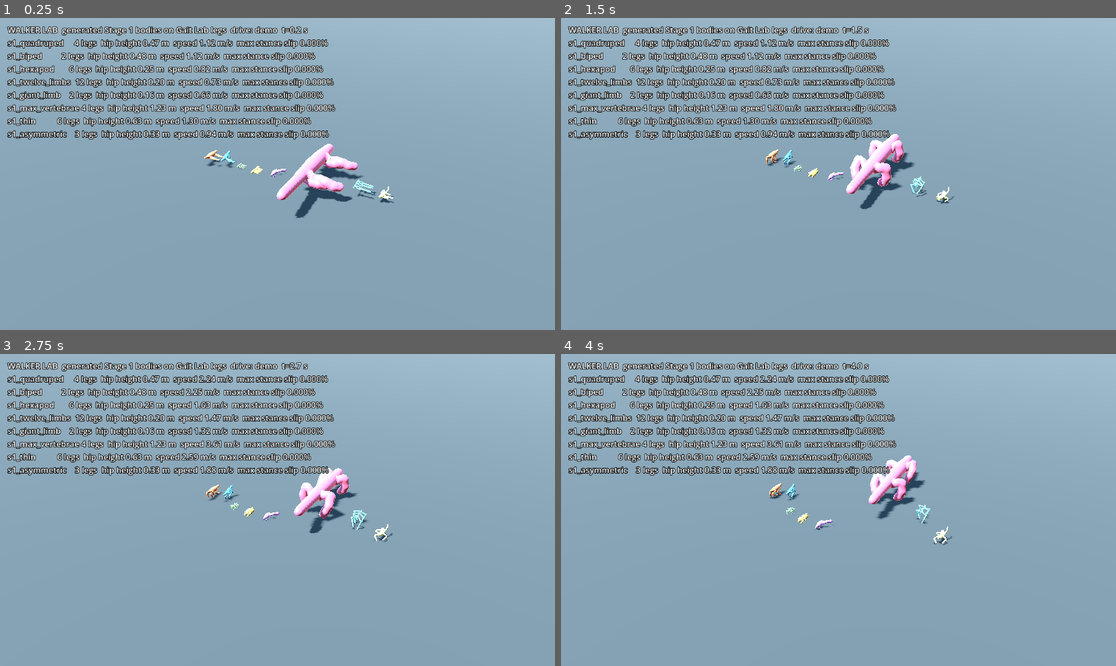
Above: before the commit, frames 1-4 (two rows, left to right).
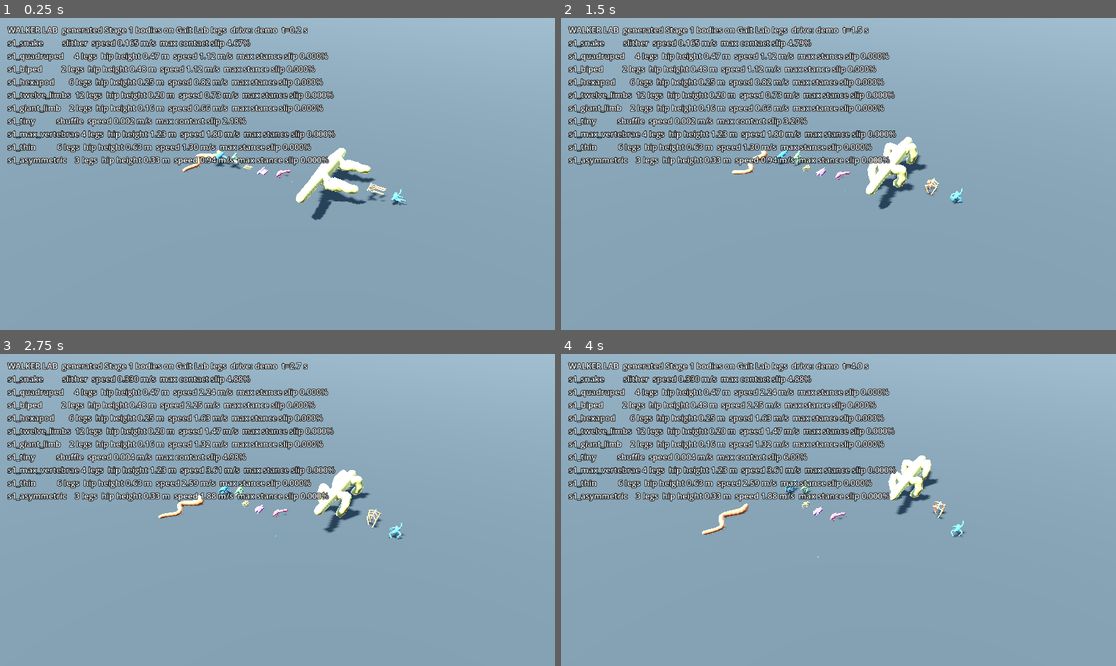
Above: after the commit, the same moments.

Repository: jjthillens-oss/pangaea
Game: Godot game, scene res://walker_lab.tscn
The game is run twice, just before and just after one commit, with the same random seed, the same clock (stepped at 60 frames per second) and the same inputs. This scene is started directly instead of the project's main scene.
Inputs (mouse positions are in pixels of both pictures, inside the frame that each line leads up to):
- Up to frame 1 (0.25 s): no input
- Up to frame 2 (1.5 s): tap Enter at 0.5 s; move the mouse to (960, 158) at 0.52 s; hold D 0.53-1.25 s; tap Tab at 0.6 s; click (960, 158) at 0.67 s; tap E at 0.8 s; drag from (727, 189) to (810, 236) at 1.27 s
- Up to frame 3 (2.75 s): move the mouse to (333, 441) at 2.02 s; hold D from 2.03 s (still down); tap R at 2.1 s; tap T at 2.3 s
- Up to frame 4 (4 s): release D at 2.75 s; drag from (810, 572) to (672, 463) at 2.77 s; move the mouse to (1005, 556) at 3.52 s; hold A from 3.53 s (still down); tap Tab at 3.6 s; tap E at 3.8 s

The runs differ from the first frame. In frame 1, 12% of the frame differs, in the area x 1-74%, y 6-65%; in frame 2, 12%, in the area x 1-73%, y 6-62%; in frame 3, 12%; in frame 4, 12%.

Commit message:
Prototype legless slither and stub-leg shuffle

Diff:
--- /dev/null
+++ b/prototypes/creature-lab/domain/ground_drive.gd
@@ -0,0 +1,172 @@
+extends RefCounted
+## PROPOSED flat-ground drive for bodies the two-bone gait planner cannot move. A spine-only body
+## uses a head-to-tail travelling wave with short alternating belly contacts. A body with short,
+## two-joint legs shuffles: pairs lift in alternation, while the other feet remain on the ground.
+## This is deterministic kinematics, not a friction or terrain simulation.
+
+const DT := 1.0 / 60.0
+const WAVE_HZ := 1.25
+const WAVE_COUNT := 1.25
+const WAVE_DEG := 8.0
+const BELLY_DUTY := 0.18
+const SHUFFLE_HZ := 2.0
+const FOOT_DUTY := 0.56
+
+var desc: RefCounted
+var mode := ""
+var position := Vector3.ZERO
+var yaw := 0.0
+var v := 0.0
+var omega := 0.0
+var time := 0.0
+var phase := 0.0
+var length_m := 0.0
+var segments := 0
+var leg_length_m := 0.0
+var root_lift_m := 0.0
+var speed_top := 0.0
+var distance := 0.0
+var max_belly_slip_ratio := 0.0
+var max_foot_slip_ratio := 0.0
+var max_pitch := 0.0
+var max_roll := 0.0
+var belly_anchor: Array[Vector3] = []
+var belly_planted := PackedByteArray()
+var foot_anchor: Array[Vector3] = []
+var foot_planted := PackedByteArray()
+var foot_rest := PackedVector3Array()
+
+
+static func create(description: RefCounted) -> RefCounted:
+	var p = load("res://domain/ground_drive.gd").new()
+	p.desc = description
+	p.segments = description.vertebrae.size()
+	for i in p.segments - 1:
+		p.length_m += description.position_m(i).distance_to(description.position_m(i + 1))
+	var chains: Array = description.limb_chains()
+	if chains.is_empty():
+		p.mode = "slither"
+		p.speed_top = speed_for_slither(p.length_m, p.segments)
+		p.root_lift_m = description.max_radius_m()
+		for i in p.segments:
+			p.belly_anchor.append(Vector3.ZERO)
+			p.belly_planted.append(0)
+	else:
+		var shortest := INF
+		var all_stubs := true
+		var lowest := INF
+		for chain in chains:
+			var pts: PackedVector3Array = chain["points"]
+			if pts.size() != 2:
+				all_stubs = false
+				break
+			var reach := pts[0].distance_to(pts[1])
+			shortest = minf(shortest, reach)
+			lowest = minf(lowest, pts[1].y)
+			p.foot_rest.append(pts[1])
+		if all_stubs and shortest <= maxf(0.15, 0.65 * p.length_m):
+			p.mode = "shuffle"
+			p.leg_length_m = shortest
+			p.speed_top = clampf(0.4 * shortest, 0.005, 0.15)
+			p.root_lift_m = -lowest
+			for i in p.foot_rest.size():
+				p.foot_anchor.append(Vector3.ZERO)
+				p.foot_planted.append(0)
+	return p
+
+
+## Longer bodies have a longer useful lateral stroke; more segments provide more alternating
+## contacts. Both contributions have caps so a very long or finely segmented body cannot run away.
+static func speed_for_slither(body_length_m: float, segment_count: int) -> float:
+	var length_factor := clampf(body_length_m, 0.4, 4.0)
+	var contact_factor := 0.45 + 0.55 * clampf(float(segment_count - 3) / 21.0, 0.0, 1.0)
+	return minf(0.55, 0.16 * length_factor * contact_factor)
+
+
+func step(dt: float, throttle: float, turn: float) -> void:
+	if dt <= 0.0 or mode.is_empty():
+		return
+	time += dt
+	var requested := clampf(throttle, -1.0, 1.0) * speed_top
+	v = move_toward(v, requested, 2.0 * speed_top * dt)
+	var turn_rate := 0.7 if mode == "slither" else 0.4
+	omega = move_toward(omega, clampf(turn, -1.0, 1.0) * turn_rate, 2.0 * dt)
+	yaw += omega * dt
+	position += Basis(Vector3.UP, yaw) * Vector3(0.0, 0.0, -v * dt)
+	distance += absf(v) * dt
+	phase = fposmod(phase + dt * (WAVE_HZ if mode == "slither" else SHUFFLE_HZ), 1.0)
+	if mode == "slither":
+		_step_belly()
+	else:
+		_step_feet()
+
+
+## Relative rotation of one vertebra, travelling from vertebra 0 toward the tail.
+func spine_angle(i: int) -> float:
+	if mode != "slither" or i == 0:
+		return 0.0
+	var u := float(i) / float(maxi(1, segments - 1))
+	return deg_to_rad(WAVE_DEG) * sin(TAU * (phase - WAVE_COUNT * u))
+
+
+func limb_angle(i: int) -> float:
+	if mode != "shuffle":
+		return 0.0
+	var u := fposmod(phase + (0.5 if i % 2 == 1 else 0.0), 1.0)
+	if u < FOOT_DUTY:
+		return 0.0
+	return deg_to_rad(15.0) * sin(PI * (u - FOOT_DUTY) / (1.0 - FOOT_DUTY))
+
+
+func body_lift() -> float:
+	if mode == "shuffle":
+		return root_lift_m + 0.05 * leg_length_m * maxf(0.0, sin(TAU * 2.0 * phase))
+	return root_lift_m
+
+
+func _step_belly() -> void:
+	for i in segments:
+		var u := float(i) / float(maxi(1, segments - 1))
+		var contact_phase := fposmod(phase - WAVE_COUNT * u, 1.0)
+		var planted := contact_phase < BELLY_DUTY
+		var rest: Vector3 = desc.position_m(i)
+		var sway := Vector3(0.055 * length_m * sin(TAU * contact_phase), 0.0, 0.0)
+		var at := position + Basis(Vector3.UP, yaw) * (rest + sway)
+		if planted:
+			if belly_planted[i] == 0:
+				belly_anchor[i] = at
+			else:
+				max_belly_slip_ratio = maxf(max_belly_slip_ratio,
+						at.distance_to(belly_anchor[i]) / maxf(length_m, 0.001))
+		belly_planted[i] = 1 if planted else 0
+
+
+func _step_feet() -> void:
+	for i in foot_rest.size():
+		var u := fposmod(phase + (0.5 if i % 2 == 1 else 0.0), 1.0)
+		var planted := u < FOOT_DUTY
+		var at := position + Basis(Vector3.UP, yaw) * foot_rest[i]
+		if planted:
+			if foot_planted[i] == 0:
+				foot_anchor[i] = at
+			else:
+				max_foot_slip_ratio = maxf(max_foot_slip_ratio,
+						at.distance_to(foot_anchor[i]) / maxf(leg_length_m, 0.001))
+		foot_planted[i] = 1 if planted else 0
+	# The shuffle has no full IK or dynamic balance; the support polygon stays symmetric and the
+	# deliberately level root has zero pitch/roll. Keep explicit telemetry for the stability gate.
+	max_pitch = maxf(max_pitch, 0.0)
+	max_roll = maxf(max_roll, 0.0)
+
+
+func is_finite_state() -> bool:
+	if not (position.is_finite() and is_finite(yaw) and is_finite(v) and is_finite(omega)
+			and is_finite(phase) and is_finite(max_belly_slip_ratio) and is_finite(max_foot_slip_ratio)):
+		return false
+	for at in belly_anchor:
+		if not at.is_finite():
+			return false
+	for at in foot_anchor:
+		if not at.is_finite():
+			return false
+	return true
--- /dev/null
+++ b/prototypes/creature-lab/rig/ground_drive_rig.gd
@@ -0,0 +1,32 @@
+extends Node3D
+## Visual adapter for GroundDrive. It poses the existing generated spine/skin without changing
+## the skin builders or the normal WalkerRig's IK path.
+
+const SpineRig := preload("res://rig/spine_rig.gd")
+
+var planner: RefCounted
+var body: Node3D
+var mode := ""
+var max_stance_slip_ratio := 0.0
+
+
+func setup(desc: RefCounted, arrays: Dictionary, ground_drive: RefCounted, color: Color) -> void:
+	planner = ground_drive
+	mode = ground_drive.mode
+	body = SpineRig.new()
+	body.name = "Body"
+	add_child(body)
+	body.setup(desc, arrays, color)
+
+
+func sync(_dt: float) -> void:
+	body.global_transform = Transform3D(Basis(Vector3.UP, planner.yaw),
+			planner.position + Vector3(0.0, planner.body_lift(), 0.0))
+	var skeleton: Skeleton3D = body.skeleton
+	for i in planner.segments:
+		if i != body.root_bone:
+			skeleton.set_bone_pose_rotation(i, Quaternion(Vector3.UP, planner.spine_angle(i)))
+	for i in body.limb_roots.size():
+		skeleton.set_bone_pose_rotation(body.limb_roots[i],
+				Quaternion(Vector3.RIGHT, planner.limb_angle(i)))
+	max_stance_slip_ratio = planner.max_belly_slip_ratio if mode == "slither" else planner.max_foot_slip_ratio
--- /dev/null
+++ b/prototypes/creature-lab/tests/ground_drive_checks.gd
@@ -0,0 +1,45 @@
+extends RefCounted
+## Shared checks for the required Gait Lab runner and the standalone ground-drive runner.
+
+const LabSpine := preload("res://lab_spine.gd")
+const Drives := preload("res://lab_drives.gd")
+const GroundDrive := preload("res://domain/ground_drive.gd")
+const DT := 1.0 / 60.0
+
+
+static func run_checks() -> int:
+	var failed := 0
+	var short_speed := GroundDrive.speed_for_slither(1.0, 8)
+	var long_speed := GroundDrive.speed_for_slither(2.0, 8)
+	var segmented_speed := GroundDrive.speed_for_slither(2.0, 20)
+	failed += _check(long_speed > short_speed and segmented_speed > long_speed,
+			"slither speed grows with body length and segment count (%.3f, %.3f, %.3f m/s)"
+			% [short_speed, long_speed, segmented_speed])
+	failed += _check(segmented_speed <= 0.55 and GroundDrive.speed_for_slither(100.0, 100) <= 0.55,
+			"slither speed remains at or below 0.55 m/s")
+
+	var snake = GroundDrive.create(LabSpine.body("s1_snake"))
+	var stub = GroundDrive.create(LabSpine.body("s1_tiny"))
+	failed += _check(snake.mode == "slither" and stub.mode == "shuffle",
+			"spine-only snake slithers and two-joint tiny legs shuffle")
+	for p in [snake, stub]:
+		var first_position: Vector3 = p.position
+		var finite := true
+		for f in 3600:
+			var input := Drives.input("random", f * DT, 17)
+			p.step(DT, input.x, input.y)
+			finite = finite and p.is_finite_state()
+		failed += _check(finite and p.position.distance_to(first_position) > 0.01,
+				"%s: 60 s random drive is finite and moves (distance %.3f m)" % [p.mode, p.distance])
+		failed += _check(p.max_pitch <= deg_to_rad(5.0) and p.max_roll <= deg_to_rad(5.0),
+				"%s: 60 s pitch/roll remains within 5 degrees" % p.mode)
+	failed += _check(snake.max_belly_slip_ratio <= 0.12,
+			"slither belly contact slip <= 12%% body length (%.2f%%)" % (100.0 * snake.max_belly_slip_ratio))
+	failed += _check(stub.max_foot_slip_ratio <= 0.25,
+			"shuffle stance slip <= 25%% short-leg length (%.2f%%)" % (100.0 * stub.max_foot_slip_ratio))
+	return failed
+
+
+static func _check(ok: bool, label: String) -> int:
+	print(("PASS  " if ok else "FAIL  ") + label)
+	return 0 if ok else 1
--- /dev/null
+++ b/prototypes/creature-lab/tests/run_legless_tests.gd
@@ -0,0 +1,10 @@
+extends SceneTree
+## Standalone ground-drive checks; the same checks also run from tests/run_tests.gd.
+
+const Checks := preload("res://tests/ground_drive_checks.gd")
+
+
+func _initialize() -> void:
+	var failures: int = Checks.run_checks()
+	print("FAILURES: %d" % failures)
+	quit(1 if failures > 0 else 0)
--- a/prototypes/creature-lab/tests/run_tests.gd
+++ b/prototypes/creature-lab/tests/run_tests.gd
@@ -3,6 +3,7 @@
 
 const Lab := preload("res://lab_data.gd")
 const Drives := preload("res://lab_drives.gd")
+const GroundDriveChecks := preload("res://tests/ground_drive_checks.gd")
 const DT := 1.0 / 60.0
 
 var failures := 0
@@ -18,6 +19,7 @@
 	test_stop_settles_feet()
 	test_deterministic_logs()
 	test_sixty_seconds_random_drive()
+	failures += GroundDriveChecks.run_checks()
 	print("FAILURES: %d" % failures)
 	quit(1 if failures > 0 else 0)
 
--- a/prototypes/creature-lab/walker_lab.gd
+++ b/prototypes/creature-lab/walker_lab.gd
@@ -1,6 +1,6 @@
 extends Node3D
-## Walker Lab: Stage 1 generated creatures walking on Gait Lab legs. Command line (after --): --body=NAME|all
-## (s1_* names; "all" is every Stage 1 body with legs), --drive=demo|walk|trot|run|turn_in_place|reversal|random,
+## Walker Lab: Stage 1 generated creatures walking, slithering or shuffling. Command line (after --): --body=NAME|all
+## (s1_* names), --drive=demo|walk|trot|run|turn_in_place|reversal|random,
 ## --duration=SECONDS, --hud=0.
 
 const Lab := preload("res://lab_data.gd")
@@ -9,6 +9,8 @@
 const SkinCpu := preload("res://skin/skin_cpu.gd")
 const GaitBody := preload("res://domain/gait_body.gd")
 const WalkerRig := preload("res://rig/walker_rig.gd")
+const GroundDrive := preload("res://domain/ground_drive.gd")
+const GroundDriveRig := preload("res://rig/ground_drive_rig.gd")
 const BodyField := preload("res://domain/body_field.gd")
 const AnchorResolver := preload("res://domain/anchor_resolver.gd")
 
@@ -38,7 +40,8 @@
 	_build_world()
 	var names: Array = []
 	for n in (LabSpine.stage1_names() if body_choice == "all" else [body_choice]):
-		if not GaitBody.from_description(LabSpine.body(n))["legs"].is_empty():
+		var d = LabSpine.body(n)
+		if not GaitBody.from_description(d)["legs"].is_empty() or not GroundDrive.create(d).mode.is_empty():
 			names.append(n)
 	var table = Lab.table()
 	var orientations := LabSpine.part_orientations(LabSpine.part_rules())
@@ -46,17 +49,26 @@
 	for n in names.size():
 		var desc = LabSpine.body(names[n])
 		var info := GaitBody.from_description(desc)
-		var mech = Lab.BodyMechanics.create(names[n], info["body"], table)
 		var width: float = desc.bounds_m().size.x
 		if n > 0:
 			x += 0.5 * width + 0.6
-		var planner = Lab.GaitPlanner.create(mech, Vector3(x, 0.0, 0.0), 0.0)
+		var ground = GroundDrive.create(desc)
+		var rig: Node3D
+		if not info["legs"].is_empty():
+			var mech = Lab.BodyMechanics.create(names[n], info["body"], table)
+			var planner = Lab.GaitPlanner.create(mech, Vector3(x, 0.0, 0.0), 0.0)
+			rig = WalkerRig.new()
+			rig.name = names[n]
+			add_child(rig)
+			rig.setup(desc, SkinCpu.build(desc, 48), planner, info, PALETTE[n % PALETTE.size()],
+					AnchorResolver.resolve_all(desc, BodyField.from_description(desc), orientations), orientations)
+		else:
+			ground.position = Vector3(x, 0.0, 0.0)
+			rig = GroundDriveRig.new()
+			rig.name = names[n]
+			add_child(rig)
+			rig.setup(desc, SkinCpu.build(desc, 48), ground, PALETTE[n % PALETTE.size()])
 		x += 0.5 * width
-		var rig = WalkerRig.new()
-		rig.name = names[n]
-		add_child(rig)
-		rig.setup(desc, SkinCpu.build(desc, 48), planner, info, PALETTE[n % PALETTE.size()],
-				AnchorResolver.resolve_all(desc, BodyField.from_description(desc), orientations), orientations)
 		rig.body.use_skin_shader({"color_base": PALETTE[n % PALETTE.size()], "pattern_seed": n, "coat_pattern": 1 + n % 3,
 				"detail_pattern": [2, 1, 3, 0][n % 4]})
 		walkers.append(rig)
@@ -86,9 +98,13 @@
 		var lines := PackedStringArray(["WALKER LAB  generated Stage 1 bodies on Gait Lab legs  drive: %s  t=%.1f s"
 				% [drive, time]])
 		for w in walkers:
-			lines.append("%-16s %d legs  hip height %.2f m  speed %.2f m/s  max stance slip %.3f%%"
-					% [w.name, w.leg_bones.size(), w.planner.mech.hip_height, w.planner.v,
-					100.0 * w.max_stance_slip_ratio])
+			if w.get_script() == GroundDriveRig:
+				lines.append("%-16s %s  speed %.3f m/s  max contact slip %.2f%%"
+						% [w.name, w.mode, w.planner.v, 100.0 * w.max_stance_slip_ratio])
+			else:
+				lines.append("%-16s %d legs  hip height %.2f m  speed %.2f m/s  max stance slip %.3f%%"
+						% [w.name, w.leg_bones.size(), w.planner.mech.hip_height, w.planner.v,
+						100.0 * w.max_stance_slip_ratio])
 		hud.text = "\n".join(lines)
 	if duration > 0.0 and time >= duration:
 		get_tree().quit()
Not shown, added: docs/research/spore/LEGLESS_LAB_REPORT.md
Not shown, changed: prototypes/creature-lab/README.md
